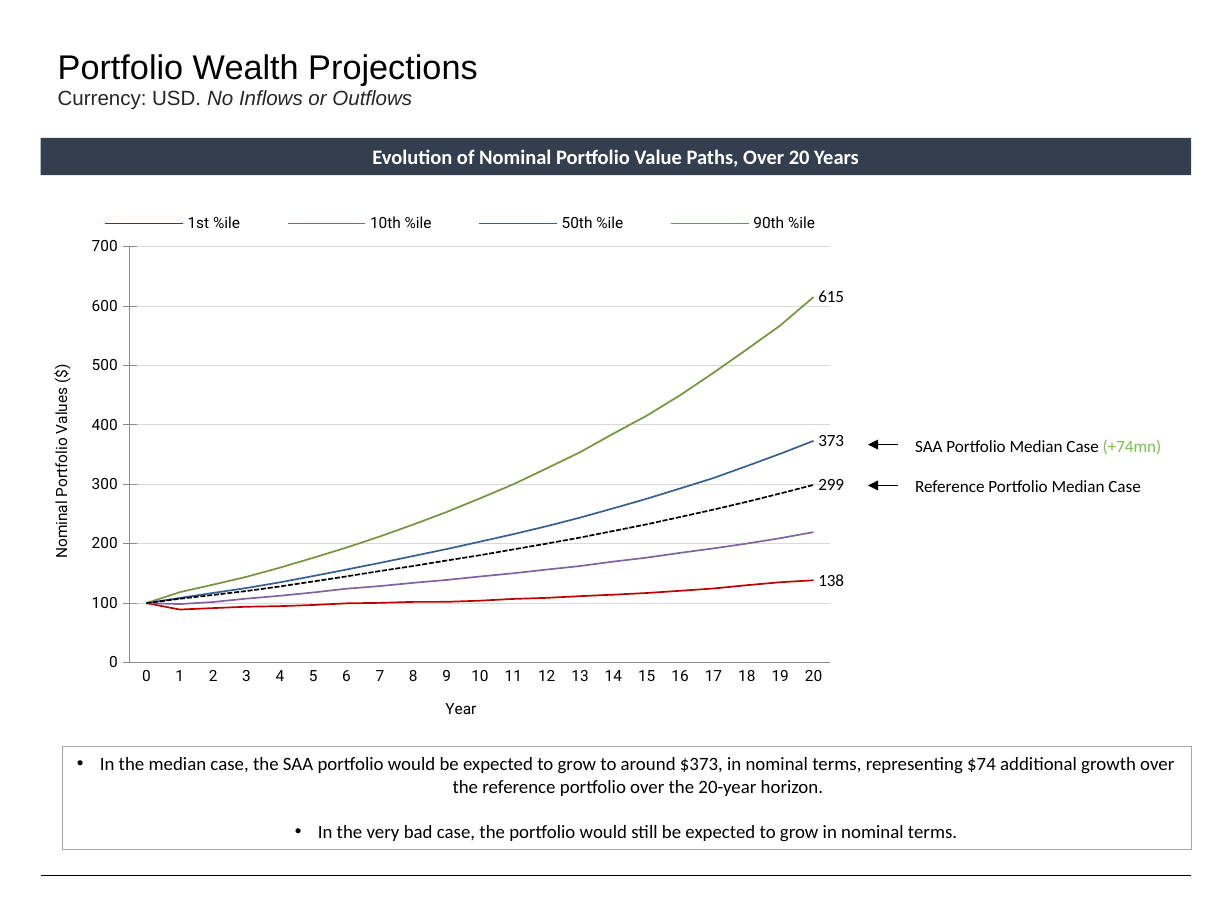
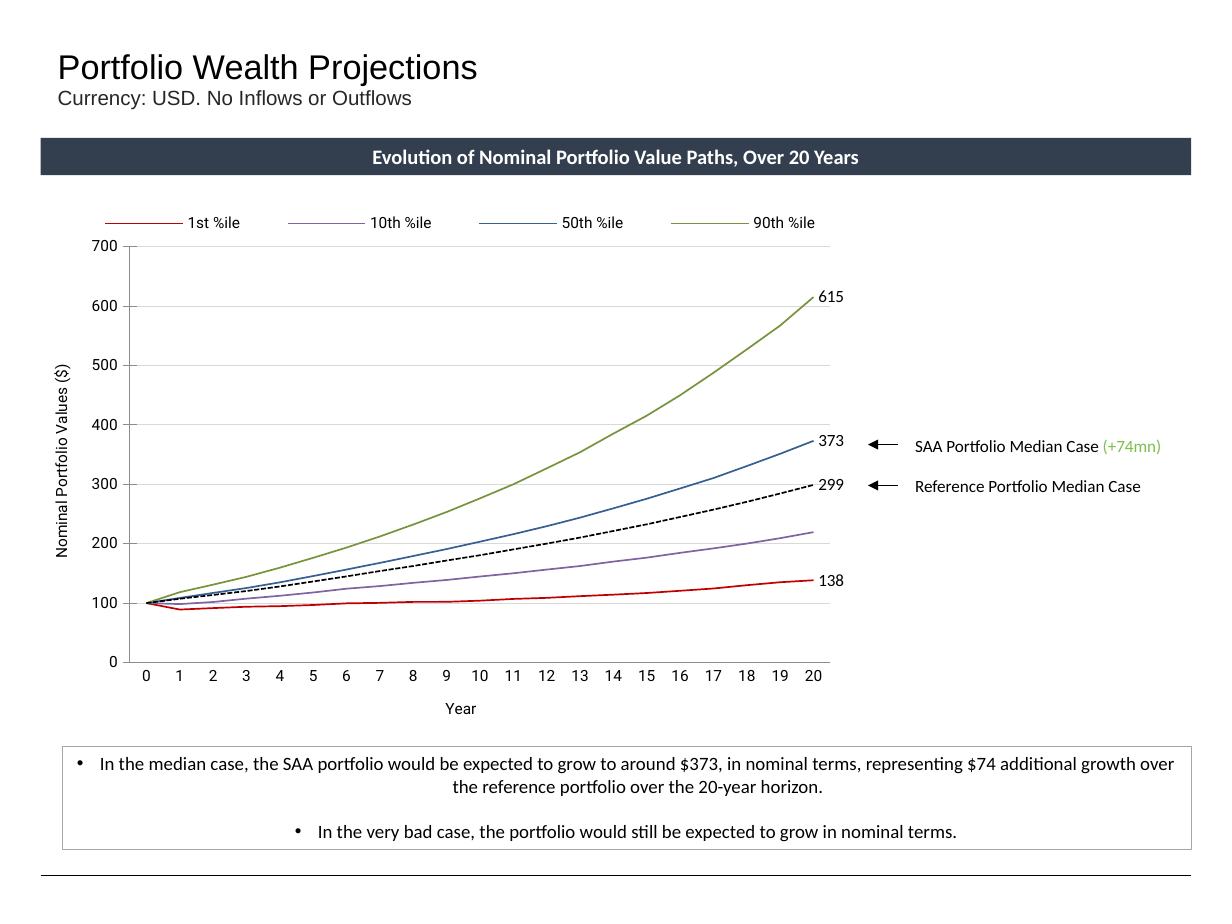
Before and after one commit to fabarker/epsilon-phi, a slide deck: slide 11 of epsilon-phi-core/src/python/epsilonPhi/ep_saa/marketing/Slides.pptx. Drawn at 1232x924 pixels with LibreOffice and Linux fonts; fonts in the diff are those of the drawing. Boxes give left, top, right and bottom in pixels: in the first picture for what was removed or moved away, otherwise in the second. Text is boxed around its words. In the diff, an @@ line names an element or a change of style, - is before the commit and + after.

```diff
--- a/epsilon-phi-core/src/python/epsilonPhi/ep_saa/marketing/Slides.pptx
+++ b/epsilon-phi-core/src/python/epsilonPhi/ep_saa/marketing/Slides.pptx
@@ text "Currency: USD. No Inflows or ..." at (58,90,412,110): italic off in "No Inflows or Outflows" @@
```
Also in this commit, not shown: 18 other slides changed, 5 slides added, 2 slides removed, 21 other files.
